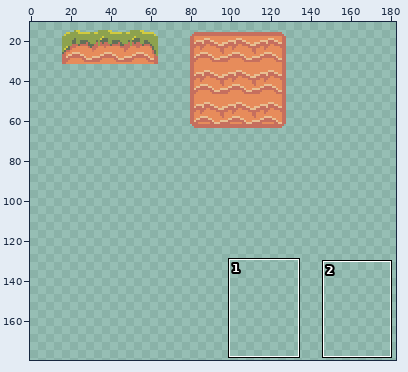
Two states of a sprite sheet, assets/test/maps/tileset.png. The first picture is a wide view before the edit; the outline marks the close-up.
Close-up. The starting point:
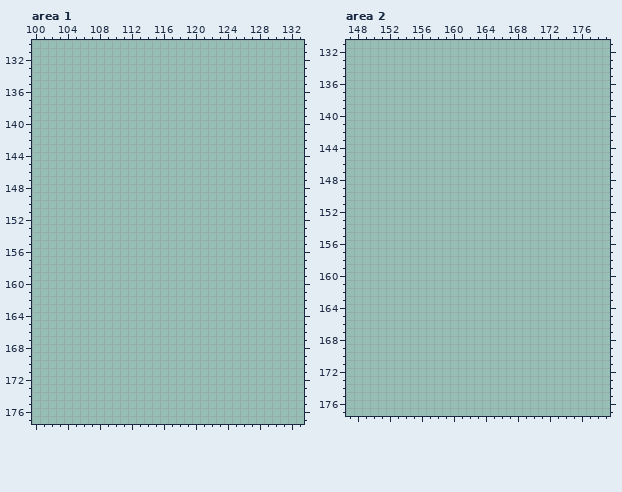
The file is 192x192 pixels. Shown: area 1: x 100..133, y 130..177; area 2: x 147..179, y 131..177. The wide view leaves out empty margins. The commit also changed other parts of the picture, which this record leaves out.
Palette (. is transparent): 
After:
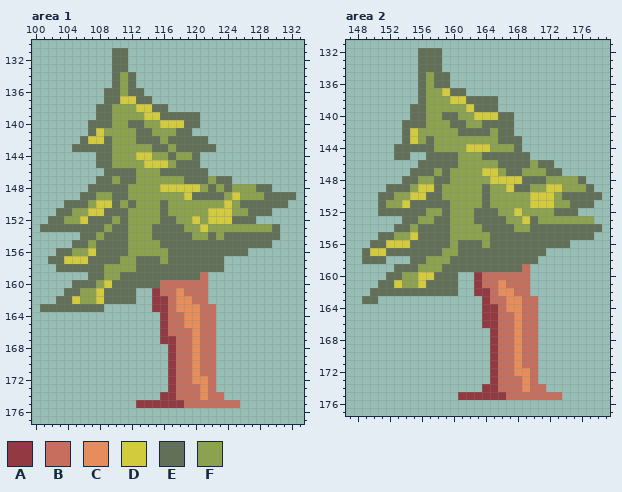
Colours new in this view: A #933942  B #c66f5e  C #e78c5b  D #d2cb3e  E #627057  F #8da24e
Changes in this commit:
Changed rows in their new state; - is an unchanged pixel.
Area 1:
first column x 101:
131 ---------EE---------------------
132 ---------EE---------------------
133 ---------EE---------------------
134 ---------EFE--------------------
135 ---------EFE--------------------
136 --------EEFEE-------------------
137 --------EEDDEE------------------
138 -------EEFFFDDEE----------------
139 -------EEFFFFDDEEEEE------------
140 ------EEEFFEEFFDDDEE------------
141 ------EDFFFFEEFFFEE-------------
142 -----EDDEFFFEEEFEEEEE-----------
143 ----EEEEEFFFFFEEFEEEEE----------
144 -------EEFFFDDFFEFFE------------
145 -------EEFFFFDDDFEEE------------
146 --------EEEEFFFEEEEEE-----------
147 -------EEFEEFFFFFFEEEFEE--------
148 ------EEEEEFFFFDDDDDFEFEFFFEE---
149 -----EEFFEEFFFFFFFDEEEEFDFFFEEEE
150 ---EEEFDDEFEFFFEFFFFFFFDFEEEEEE-
151 --EEFFDDEEEFFFFEFFFFFDDDFFEEE---
152 -EEFFDEEEFEFFFFEEFFDFDDDEEE-----
153 EEEEEEEEFEEFFFEEEEFFDFFFFFFFFE--
154 -----EEFEEEFFFEEEEEFFEFEEEEEEE--
155 ----EEFEEEEFFFFEEEEEEEEEEEEEE---
156 --EEFFDEEEEFFFFFEEEEEEEEEE------
157 -EEDDDEEEEFFEEEFEEEEEEE---------
158 --EEEEEEFFFFEEEEEEEEEEE---------
159 ------EEFFEEEEEEEEEEB-----------
160 ----EEEFDEEEEEEBBBBBB-----------
161 ---EEFFDEEEE--ABBCBBB-----------
162 --EEDFFDEEEE--AABCCBB-----------
163 EEEEEEEE------AABCCCBB----------
164 ---------------ABBCCBB----------
165 ---------------ABBCCBB----------
166 ---------------ABBBCBB----------
167 ---------------AABBCBB----------
168 ----------------ABBCBB----------
169 ----------------ABBCBB----------
170 ----------------ABBCBB----------
171 ----------------ABBCBB----------
172 ----------------ABBCCB----------
173 ----------------ABBBCB----------
174 ---------------AABBBCBB---------
175 ------------AAAAAABBBBBBB-------
Area 2:
first column x 149:
132 -------EEE--------------------
133 -------EEE--------------------
134 -------EEE--------------------
135 -------EFEE-------------------
136 -------EFEE-------------------
137 -------EFFDEE-----------------
138 -------EFFFDDEEEE-------------
139 ------EEFFFFFDEEE-------------
140 ------EEFFEEFFDDDEE-----------
141 -----EEEFFFEEFFEEEE-----------
142 -----EDFFFFFEEEEFEE-----------
143 -----EDFEFFFFFFFFEEE----------
144 ----EEEEEFFFFDDDFFFE----------
145 ----EE--EEEEFFFEEEEEE---------
146 -------EEEEEFFFFFEEEEFEE------
147 ------EEEFEFFFFDDFEEFFFEE-----
148 -----EEFFEEFFFFFDDDDEEEFFFFE--
149 ---EEEFDDEFFFFFEFFDEEFFDDFFFE-
150 --EEFFDDEEFFFFFEFFFFFDDDFEEEEE
151 --EFFDEEEEEFFFFEFFFFFDDDFFEEE-
152 --EEEEEEFFEFFFEEEFFDFFFFEEE---
153 -----EEFFEEFFFEEEEFFDEFFFFFFF-
154 ----EEFEEEEFFFFEEEEFFEEEEEEEEE
155 --EEFFDEEEEFFFFFEEEEEEEEEEEEE-
156 -EEDDDEEEEEFEEEFEEEEEEEEEE----
157 EDDEEEEEEEFFEEEEEEEEEEE-------
158 EEE---EEFFFEEEEEEEEEEE--------
159 ----EEEFFFEEEEEEEEEEB---------
160 ---EEFFDDEEE--ABBBBBB---------
161 --EEDFFDEEEE--ABBCBBB---------
162 -EEEEEEEEEEE--AABCCBB---------
163 EE-------------ABBCCBB--------
164 ---------------AABCCBB--------
165 ---------------AABBCBB--------
166 ---------------AABBCBB--------
167 ----------------ABBCBB--------
168 ----------------ABBCBB--------
169 ----------------ABBCBB--------
170 ----------------ABBCBB--------
171 ----------------ABBCBB--------
172 ----------------ABBCCB--------
173 ----------------ABBBCB--------
174 ---------------AABBBCBB-------
175 ------------AAAAAABBBBBBB-----
